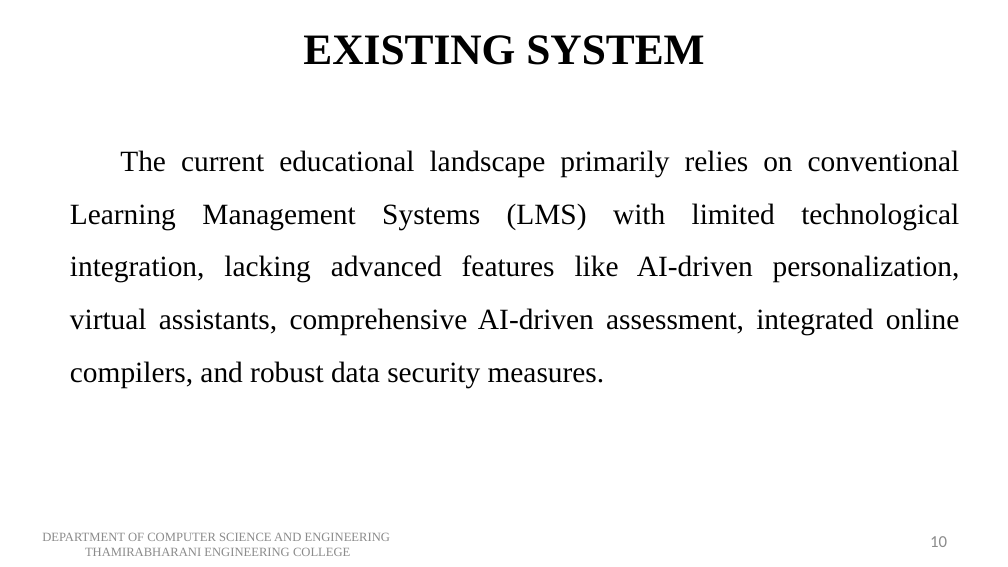
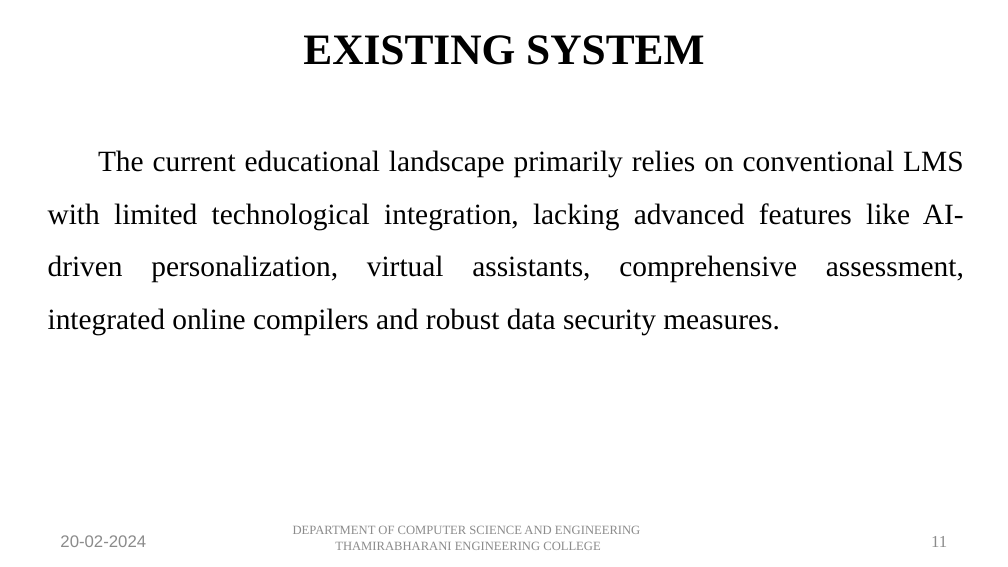
Before and after one commit to Saravana-Pon-Balan/LMS, a slide deck: slide 11 of Docs/review 1.pptx. Drawn at 1008x567 pixels with LibreOffice and Linux fonts; fonts in the diff are those of the drawing. Boxes give left, top, right and bottom in pixels: in the first picture for what was removed or moved away, otherwise in the second. Text is boxed around its words. In the diff, an @@ line names an element or a change of style, - is before the commit and + after.

```diff
--- a/Docs/review 1.pptx
+++ b/Docs/review 1.pptx
@@ text at [48,150,964,336]: text changed @@
-The current educational landscape primarily relies on conventional Learning Management Systems (LMS) with limited technological integration, lacking advanced features like AI-driven personalization, virtual assistants, comprehensive AI-driven assessment, integrated online compilers, and robust data security measures.
+The current educational landscape primarily relies on conventional LMS with limited technological integration, lacking advanced features like AI-driven personalization, virtual assistants, comprehensive assessment, integrated online compilers and robust data security measures.
@@ text added at [60,535,146,547], 12 pt, text #8B8B8B @@
+20-02-2024
@@ text "DEPARTMENT OF COMPUTER SCIENCE AND ...": place and size @@
-text "DEPARTMENT OF COMPUTER SCIENCE AND ..." at [42,533,390,556]
+text "DEPARTMENT OF COMPUTER SCIENCE AND ..." at [293,526,640,550]
@@ text at [931,536,947,547]: text changed; font Calibri to Times New Roman @@
-10
+11
```
Also in this commit, not shown: 11 other slides changed, 9 slides added, 6 slides removed, 9 other files.
